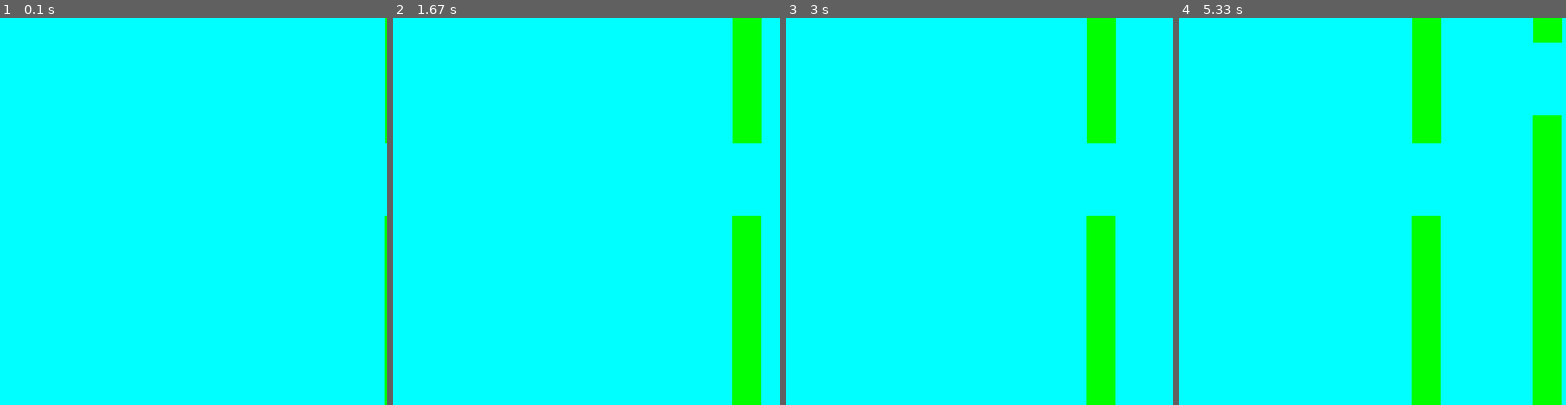
Above: before the commit, frames 1-4 (left to right).
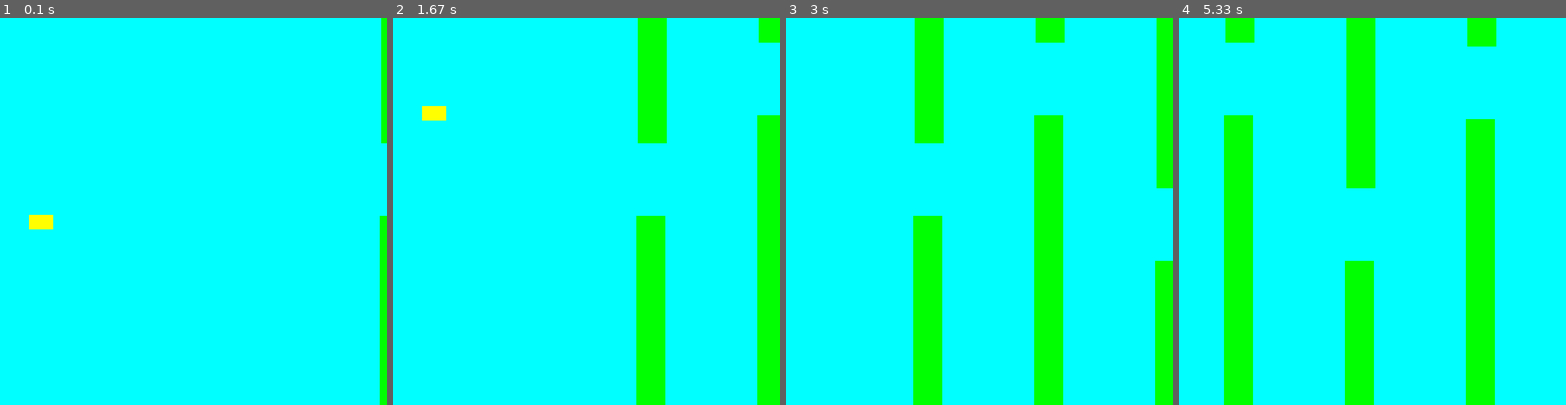
Above: after the commit, the same moments.

Repository: IlVesAr/Flappy_Bird_Pygame
Game: pygame game, started from flappy_bird.py
Two runs of this game, one before a commit and one after it. Both use one fixed random seed, a clock stepped at 60 frames per second and the inputs below.
Inputs:
- Up to frame 1 (0.1 s): no input
- Up to frame 2 (1.67 s): tap Space at 0.33, 0.73, 1.03, 1.23, 1.57 s
- Up to frame 3 (3 s): tap Space at 1.87, 2.07, 2.37, 2.63, 2.97 s
- Up to frame 4 (5.33 s): tap Space at 3.27, 3.4, 3.8, 4.1, 4.87, 5.17 s

The runs differ from the first frame. In frame 1, 1.2% of the frame differs, in the area x 7-100%, y 0-100%; in frame 2, 16%; in frame 3, 22%; in frame 4, 30%, in the area x 11-99%, y 0-100%.

Commit message:
Now there is a bird

Diff:
--- a/flappy_bird.py
+++ b/flappy_bird.py
@@ -2,20 +2,23 @@
 import Pygame_Plus as pg_plus
 import random
 
-dis = 250
+dis = 350
 vis = 150
+speed = 3
 
 width, height = 800, 800
 
-kol_dol = [pg_plus.Kvadrat(800, random.randrange(20 + vis, height - 20), 60, 1000, 0, 1, pg_plus.color.green),
-           pg_plus.Kvadrat(1050, random.randrange(20 + vis, height - 20), 60, 1000, 0, 1, pg_plus.color.green),
-           pg_plus.Kvadrat(1300, random.randrange(20 + vis, height - 20), 60, 1000, 0, 1, pg_plus.color.green),
-           pg_plus.Kvadrat(1550, random.randrange(20 + vis, height - 20), 60, 1000, 0, 1, pg_plus.color.green)]
+kol_dol = [pg_plus.Kvadrat(800, random.randrange(20 + vis, height - 20), 60, 1000, 0, speed, pg_plus.color.green),
+           pg_plus.Kvadrat(1050, random.randrange(20 + vis, height - 20), 60, 1000, 0, speed, pg_plus.color.green),
+           pg_plus.Kvadrat(1300, random.randrange(20 + vis, height - 20), 60, 1000, 0, speed, pg_plus.color.green),
+           pg_plus.Kvadrat(1550, random.randrange(20 + vis, height - 20), 60, 1000, 0, speed, pg_plus.color.green)]
 
-kol_gor = [pg_plus.Kvadrat(kol_dol[0].x, kol_dol[0].y - kol_dol[0].h - vis, 60, 1000, 0, 1, pg_plus.color.green),
-           pg_plus.Kvadrat(kol_dol[1].x, kol_dol[1].y - kol_dol[1].h - vis, 60, 1000, 0, 1, pg_plus.color.green),
-           pg_plus.Kvadrat(kol_dol[2].x, kol_dol[2].y - kol_dol[2].h - vis, 60, 1000, 0, 1, pg_plus.color.green),
-           pg_plus.Kvadrat(kol_dol[3].x, kol_dol[3].y - kol_dol[3].h - vis, 60, 1000, 0, 1, pg_plus.color.green)]
+kol_gor = [pg_plus.Kvadrat(kol_dol[0].x, kol_dol[0].y - kol_dol[0].h - vis, 60, 1000, 0, speed, pg_plus.color.green),
+           pg_plus.Kvadrat(kol_dol[1].x, kol_dol[1].y - kol_dol[1].h - vis, 60, 1000, 0, speed, pg_plus.color.green),
+           pg_plus.Kvadrat(kol_dol[2].x, kol_dol[2].y - kol_dol[2].h - vis, 60, 1000, 0, speed, pg_plus.color.green),
+           pg_plus.Kvadrat(kol_dol[3].x, kol_dol[3].y - kol_dol[3].h - vis, 60, 1000, 0, speed, pg_plus.color.green)]
+
+bird = pg_plus.Kvadrat(60, 400, 50, 30, 0, 0, pg_plus.color.yellow)
 
 
 def Move():
@@ -24,13 +27,24 @@
         i.x -= i.vel
 
 
-def DrAw():
+def DrAw(win):
     win.fill(pg_plus.color.cyan)
     for i in kol_dol:
         i.draw(win)
     for i1 in kol_gor:
         i1.draw(win)
+    bird.draw(win)
     pygame.display.update()
+
+
+g = 30
+V = 0
+rV = 0
+
+
+def Grav(g, V, fps):
+    V -= g / fps
+    return V
 
 
 pygame.init()
@@ -49,14 +63,22 @@
 
     if kol_dol[0].x < -kol_dol[0].w:
         kol_dol.pop(0)
-        kol_dol.append(pg_plus.Kvadrat(kol_dol[2].x + dis, random.randrange(20 + vis, height - 20), 60, 1000, 0, 1, pg_plus.color.green))
+        kol_dol.append(pg_plus.Kvadrat(kol_dol[2].x + dis, random.randrange(20 + vis, height - 20), 60, 1000, 0, speed, pg_plus.color.green))
 
-    kol_gor = [pg_plus.Kvadrat(kol_dol[0].x, kol_dol[0].y - kol_dol[0].h - vis, 60, 1000, 0, 1, pg_plus.color.green),
-               pg_plus.Kvadrat(kol_dol[1].x, kol_dol[1].y - kol_dol[1].h - vis, 60, 1000, 0, 1, pg_plus.color.green),
-               pg_plus.Kvadrat(kol_dol[2].x, kol_dol[2].y - kol_dol[2].h - vis, 60, 1000, 0, 1, pg_plus.color.green),
-               pg_plus.Kvadrat(kol_dol[3].x, kol_dol[3].y - kol_dol[3].h - vis, 60, 1000, 0, 1, pg_plus.color.green)]
+    kol_gor = [pg_plus.Kvadrat(kol_dol[0].x, kol_dol[0].y - kol_dol[0].h - vis, 60, 1000, 0, speed, pg_plus.color.green),
+               pg_plus.Kvadrat(kol_dol[1].x, kol_dol[1].y - kol_dol[1].h - vis, 60, 1000, 0, speed, pg_plus.color.green),
+               pg_plus.Kvadrat(kol_dol[2].x, kol_dol[2].y - kol_dol[2].h - vis, 60, 1000, 0, speed, pg_plus.color.green),
+               pg_plus.Kvadrat(kol_dol[3].x, kol_dol[3].y - kol_dol[3].h - vis, 60, 1000, 0, speed, pg_plus.color.green)]
+
+    V = Grav(g, V, fps)
+    rV = round(V)
+    bird.y -= rV
+
+    key = pygame.key.get_pressed()
+    if key[pygame.K_SPACE]:
+        V = 8
 
     Move()
-    DrAw()
+    DrAw(win)
 
 pygame.quit()
